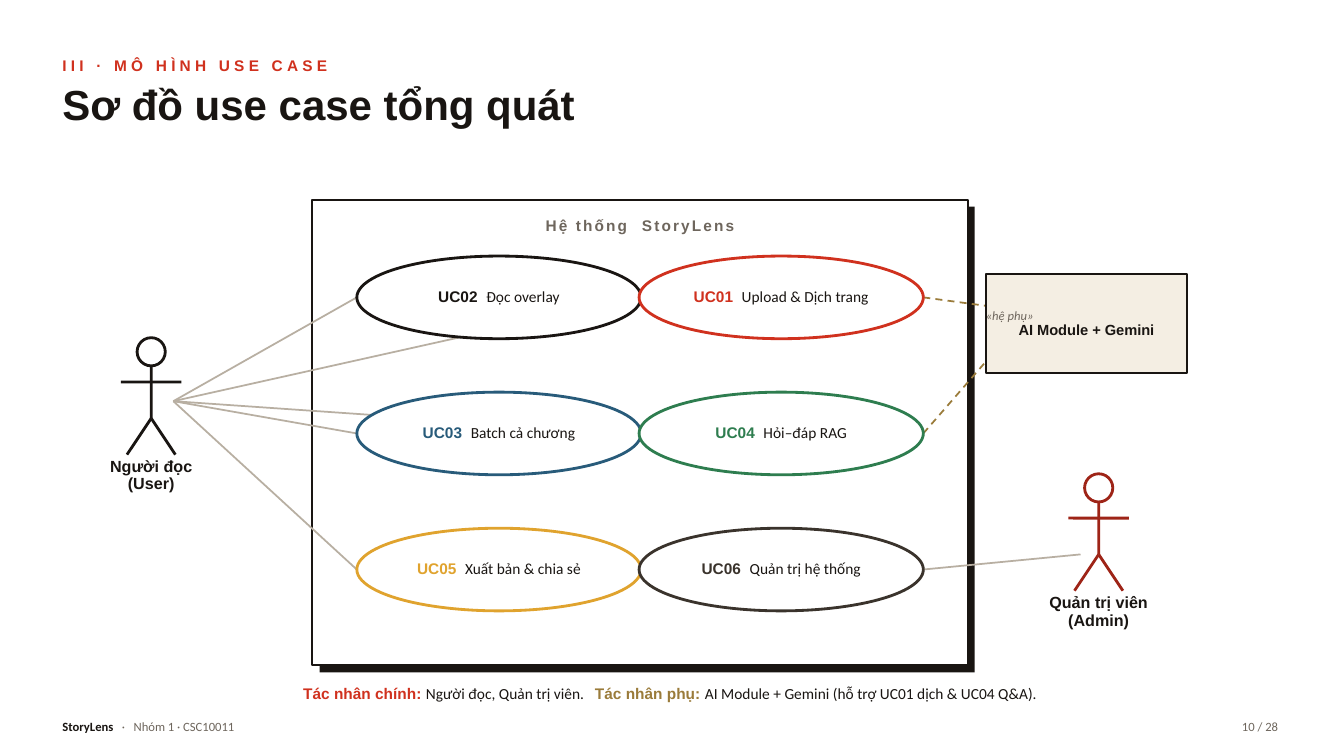
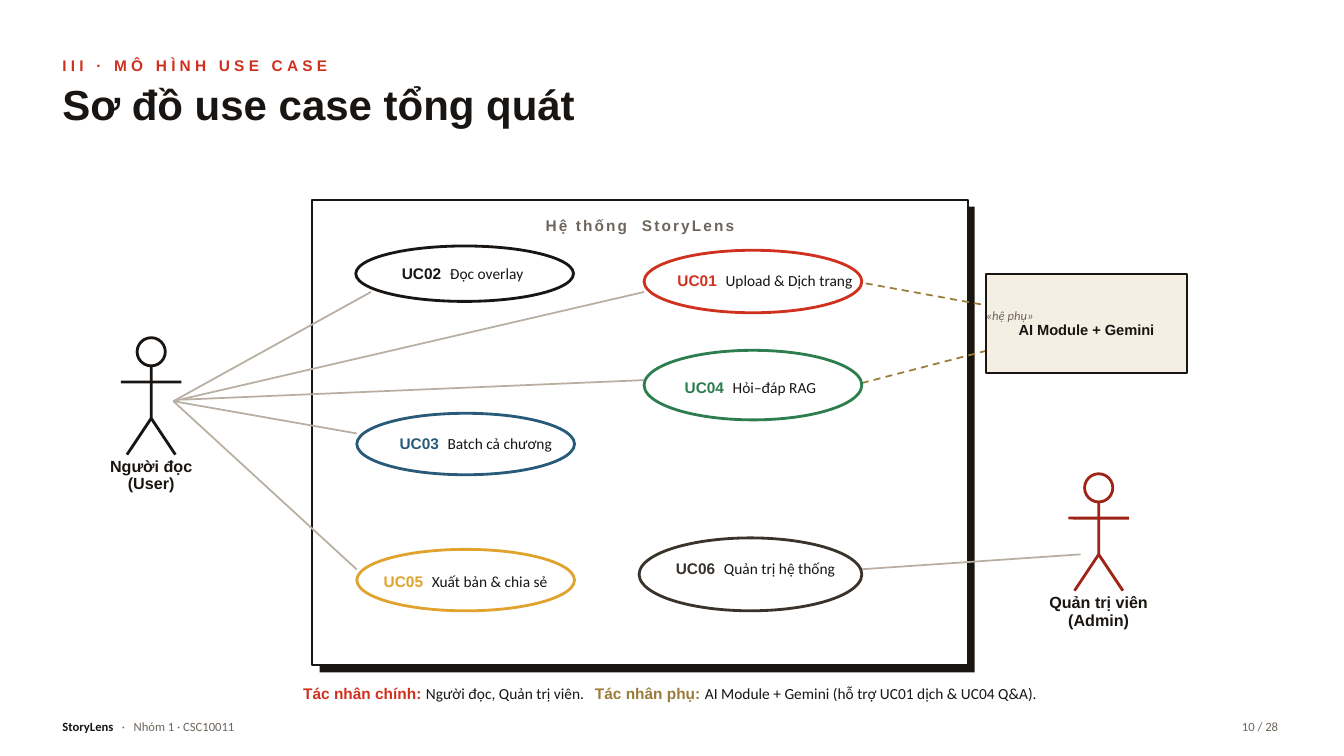
Before and after one commit to trungkiet2005/storylen, a slide deck: slide 10 of docs/presentation/StoryLens_Presentation.pptx. Drawn at 1344x756 pixels with LibreOffice and Linux fonts; fonts in the diff are those of the drawing. Boxes give left, top, right and bottom in pixels: in the first picture for what was removed or moved away, otherwise in the second. Text is boxed around its words. In the diff, an @@ line names an element or a change of style, - is before the commit and + after.

```diff
--- a/docs/presentation/StoryLens_Presentation.pptx
+++ b/docs/presentation/StoryLens_Presentation.pptx
@@ ellipse: place and size @@
-ellipse at (357,256,641,339)
+ellipse at (356,246,574,301)
@@ text "UC02 Đọc overlay": place and size @@
-text "UC02 Đọc overlay" at (438,291,560,305)
+text "UC02 Đọc overlay" at (402,268,524,282)
@@ ellipse: place and size @@
-ellipse at (639,256,924,339)
+ellipse at (644,250,862,313)
@@ text "UC01 Upload & Dịch trang": place and size @@
-text "UC01 Upload & Dịch trang" at (694,291,869,305)
+text "UC01 Upload & Dịch trang" at (677,275,852,289)
@@ line moved from (173, 401) - (639, 297) to (173, 401) - (644, 292) @@
@@ line moved from (173, 401) - (357, 297) to (173, 401) - (371, 292) @@
@@ line moved from (924, 297) - (998, 308) to (854, 281) - (998, 308) @@
@@ text "UC04 Hỏi–đáp RAG": place and size @@
-text "UC04 Hỏi–đáp RAG" at (715,427,847,441)
+text "UC04 Hỏi–đáp RAG" at (685,382,816,396)
@@ ellipse: place and size @@
-ellipse at (639,392,924,475)
+ellipse at (644,351,862,420)
@@ line moved from (924, 434) - (998, 348) to (862, 383) - (998, 348) @@
@@ line moved from (173, 401) - (639, 434) to (182, 399) - (647, 380) @@
@@ ellipse: place and size @@
-ellipse at (357,392,641,475)
+ellipse at (357,413,575,475)
@@ text "UC03 Batch cả chương": place and size @@
-text "UC03 Batch cả chương" at (423,427,575,441)
+text "UC03 Batch cả chương" at (400,438,552,452)
@@ ellipse: place and size @@
-ellipse at (639,528,924,611)
+ellipse at (639,538,862,611)
@@ text "UC06 Quản trị hệ thống": place and size @@
-text "UC06 Quản trị hệ thống" at (702,562,861,577)
+text "UC06 Quản trị hệ thống" at (676,562,835,577)
@@ ellipse: place and size @@
-ellipse at (357,528,641,611)
+ellipse at (357,549,575,611)
@@ text "UC05 Xuất bản & chia ...": place and size @@
-text "UC05 Xuất bản & chia ..." at (417,562,581,574)
+text "UC05 Xuất bản & chia ..." at (384,575,548,587)
@@ line moved from (924, 570) - (1081, 555) to (859, 570) - (1081, 555) @@
```
Also in this commit, not shown: 4 other slides changed.
